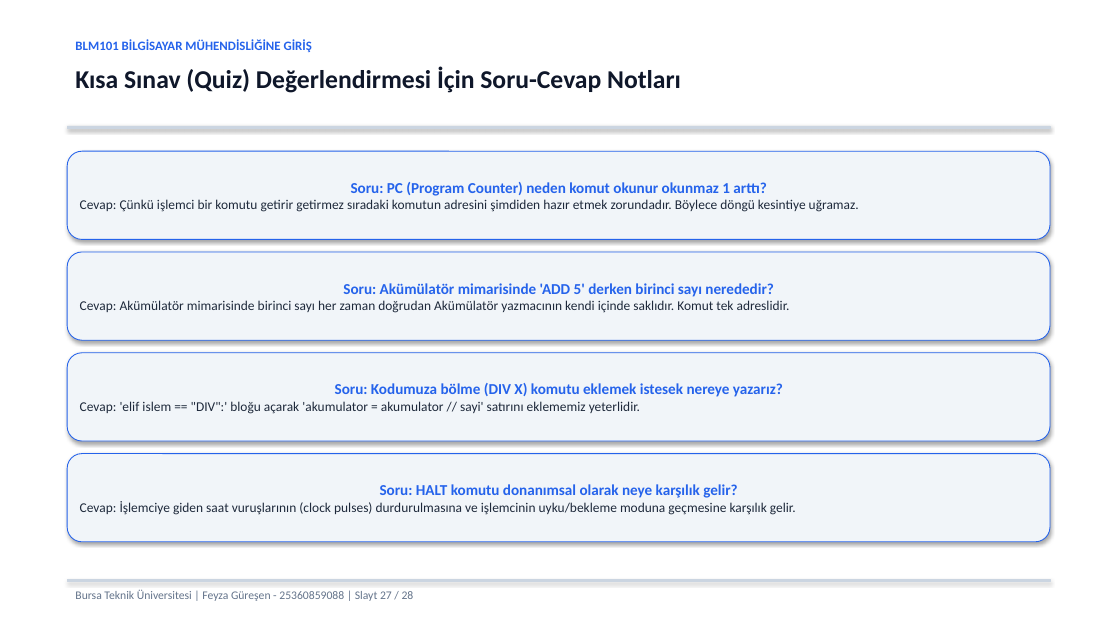
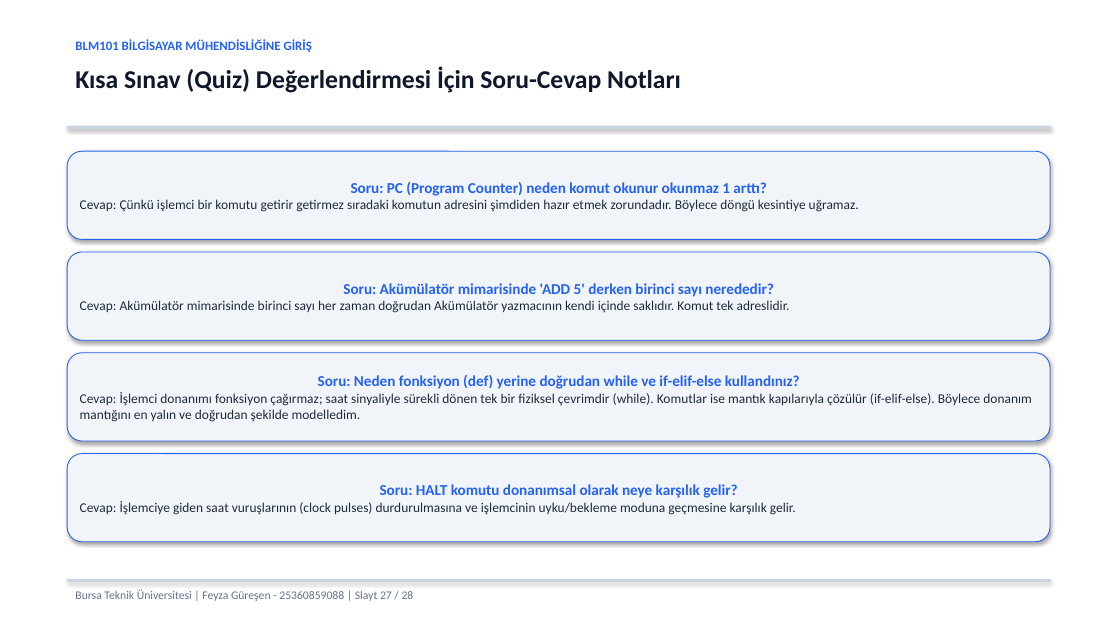
Before and after one commit to feyzaguresen/BLM101_25360859088_FeyzaGuresen, a slide deck: slide 27 of sunum.pptx. Drawn at 1120x630 pixels with LibreOffice and Linux fonts; fonts in the diff are those of the drawing. Boxes give left, top, right and bottom in pixels: in the first picture for what was removed or moved away, otherwise in the second. Text is boxed around its words. In the diff, an @@ line names an element or a change of style, - is before the commit and + after.

Commit message:
Makine dongusu ve akumulator aciklamalari ogrenci tonuna uyarlandi, sunum ve kod guncellendi

```diff
--- a/sunum.pptx
+++ b/sunum.pptx
@@ text in rounded rectangle at (x1=80, y1=375, x2=1032, y2=422): text changed @@
-Soru: Kodumuza bölme (DIV X) komutu eklemek istesek nereye yazarız?
-Cevap: 'elif islem == "DIV":' bloğu açarak 'akumulator = akumulator // sayi' satırını eklememiz yeterlidir.
+Soru: Neden fonksiyon (def) yerine doğrudan while ve if-elif-else kullandınız?
+Cevap: İşlemci donanımı fonksiyon çağırmaz; saat sinyaliyle sürekli dönen tek bir fiziksel çevrimdir (while). Komutlar ise mantık kapılarıyla çözülür (if-elif-else). Böylece donanım mantığını en yalın ve doğrudan şekilde modelledim.
```
Also in this commit, not shown: 12 other slides changed, 3 other files.
